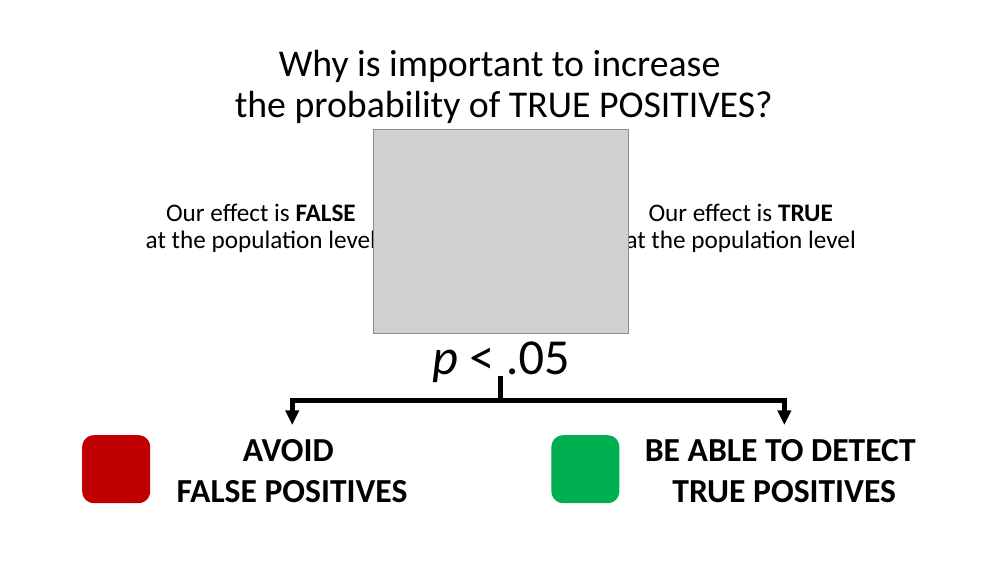
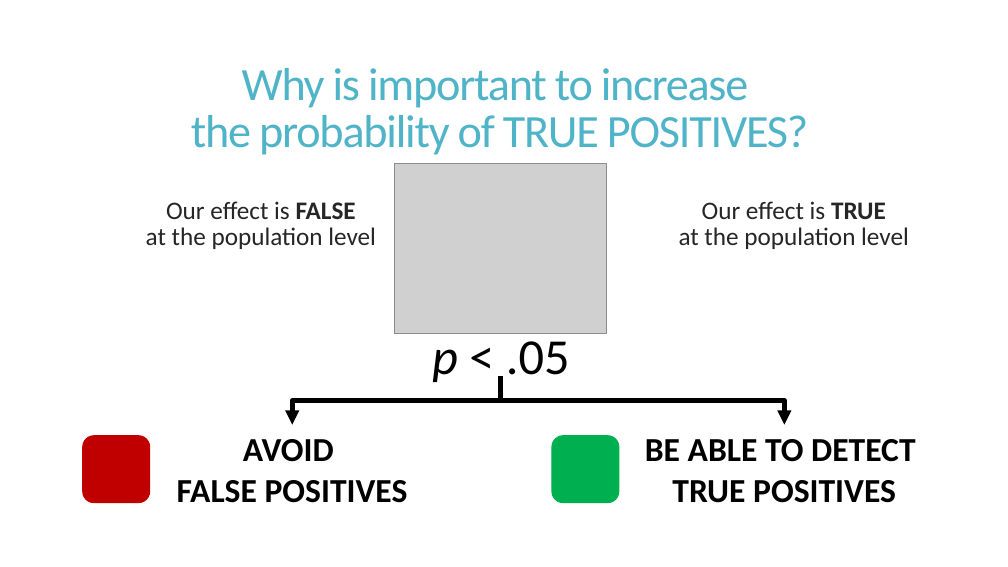
Before and after one commit to ncypris/power_sim, a slide deck: slide 13 of Power Simulation Workshop.pptx (slide 10 before the commit). Drawn at 1008x567 pixels with LibreOffice and Linux fonts; fonts in the diff are those of the drawing; grey boxes stand for pictures. Boxes give left, top, right and bottom in pixels: in the first picture for what was removed or moved away, otherwise in the second. Text is boxed around its words. In the diff, an @@ line names an element or a change of style, - is before the commit and + after.

Commit message:
Format and extra slides

```diff
--- a/Power Simulation Workshop.pptx
+++ b/Power Simulation Workshop.pptx
@@ title "Why is important to increase ..." moved from (x1=235, y1=49, x2=773, y2=123) to (x1=191, y1=68, x2=808, y2=155) @@
@@ title "Why is important to increase ..." at (x1=191, y1=68, x2=808, y2=155): size 36 to 44 pt, text colour #000000 to #50B4C8, letter spacing 0 to -1.2 pt; line spacing 0.9 to 0.85 @@
@@ picture resized from (x1=374, y1=129, x2=628, y2=333) to (x1=395, y1=163, x2=606, y2=333) @@
@@ text "Our effect is FALSE at ..." at (x1=146, y1=201, x2=376, y2=249): text colour #000000 to #262626; line spacing 0.9 to 0.85; more space between paragraphs @@
@@ text "Our effect is TRUE at ..." at (x1=679, y1=201, x2=909, y2=249): text colour #000000 to #262626; line spacing 0.9 to 0.85; more space between paragraphs @@
@@ text "Our effect is TRUE at ..." moved from (x1=626, y1=203, x2=856, y2=254) to (x1=679, y1=201, x2=909, y2=249) @@
```
Also in this commit, not shown: 14 other slides changed, 15 slides added, 1 slide removed.
